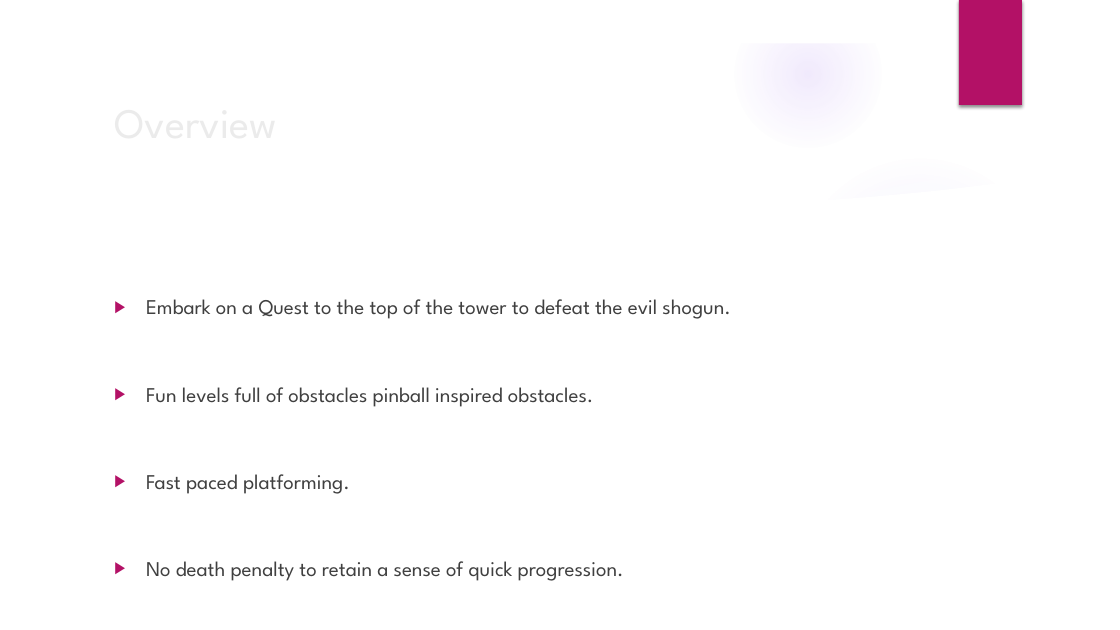
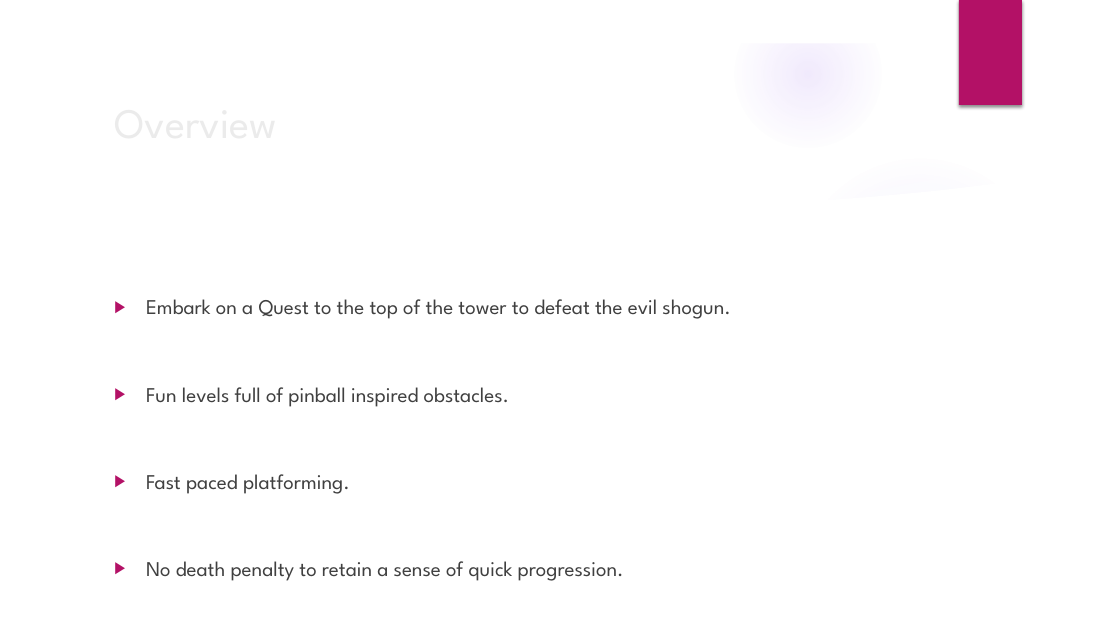
Before and after one commit to dawidK5/NinjaBall, a slide deck: slide 2 of pitchNinja Ball.pptx. Drawn at 1120x630 pixels with LibreOffice and Linux fonts; fonts in the diff are those of the drawing; background and template pictures are left out. Boxes give left, top, right and bottom in pixels: in the first picture for what was removed or moved away, otherwise in the second. Text is boxed around its words. In the diff, an @@ line names an element or a change of style, - is before the commit and + after.

```diff
--- a/pitchNinja Ball.pptx
+++ b/pitchNinja Ball.pptx
@@ text at box(146, 387, 510, 407): text changed @@
-▶ Fun levels full of obstacles pinball inspired obstacles.
+▶ Fun levels full of pinball inspired obstacles.
```
Also in this commit, not shown: 2 other slides changed, 1 other file.
